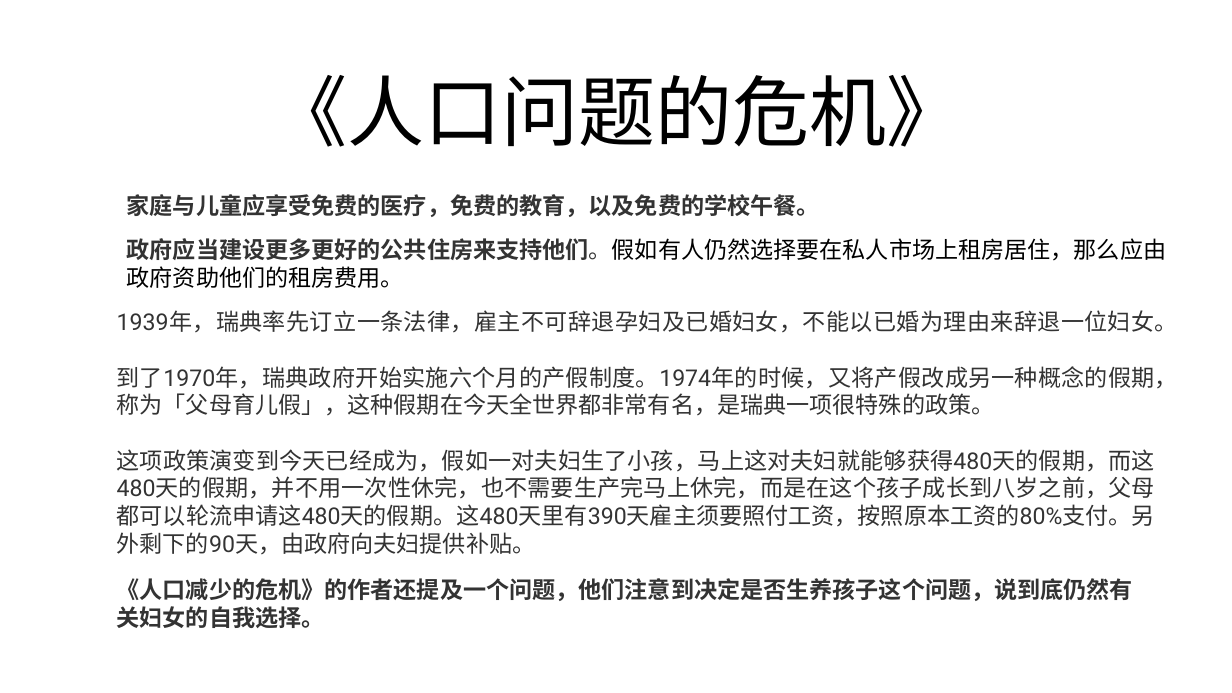
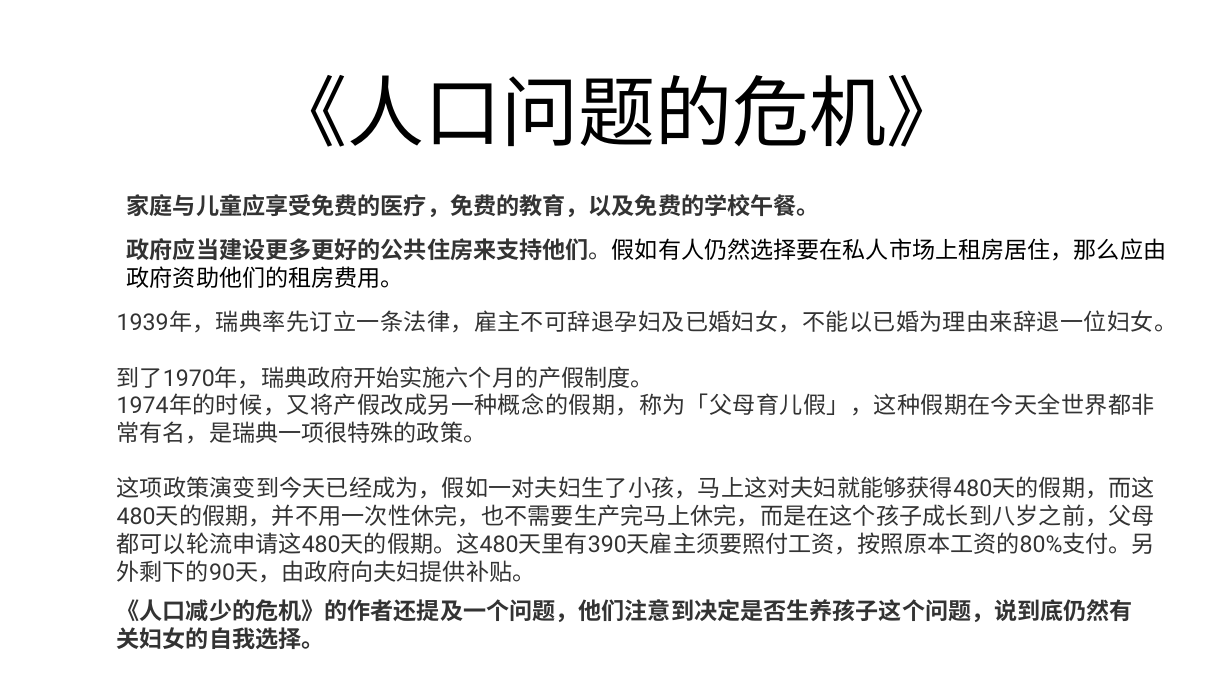
Before and after one commit to FredJiangFei/freetalk, a slide deck: slide 19 of 生娃是国家大事/sw - Copy.pptx (slide 25 before the commit). Drawn at 1232x693 pixels with LibreOffice and Linux fonts; fonts in the diff are those of the drawing. Boxes give left, top, right and bottom in pixels: in the first picture for what was removed or moved away, otherwise in the second. Text is boxed around its words. In the diff, an @@ line names an element or a change of style, - is before the commit and + after.

```diff
--- a/生娃是国家大事/sw - Copy.pptx
+++ b/生娃是国家大事/sw - Copy.pptx
@@ text at (117,366,1155,443): text changed @@
-到了1970年，瑞典政府开始实施六个月的产假制度。1974年的时候，又将产假改成另一种概念的假期，称为「父母育儿假」，这种假期在今天全世界都非常有名，是瑞典一项很特殊的政策。
+到了1970年，瑞典政府开始实施六个月的产假制度。
+1974年的时候，又将产假改成另一种概念的假期，称为「父母育儿假」，这种假期在今天全世界都非常有名，是瑞典一项很特殊的政策。
@@ text "《人口减少的危机》的作者还提及一个问题，他们注意到决定是否生养孩子这个问题，说到底仍然有关妇女的自我选择。": place and size @@
-text "《人口减少的危机》的作者还提及一个问题，他们注意到决定是否生养孩子这个问题，说到底仍然有关妇女的自我选择。" at (117,578,1133,628)
+text "《人口减少的危机》的作者还提及一个问题，他们注意到决定是否生养孩子这个问题，说到底仍然有关妇女的自我选择。" at (117,599,1133,649)
```
Also in this commit, not shown: 12 other slides changed, 5 slides added, 10 slides removed, 2 other files.
